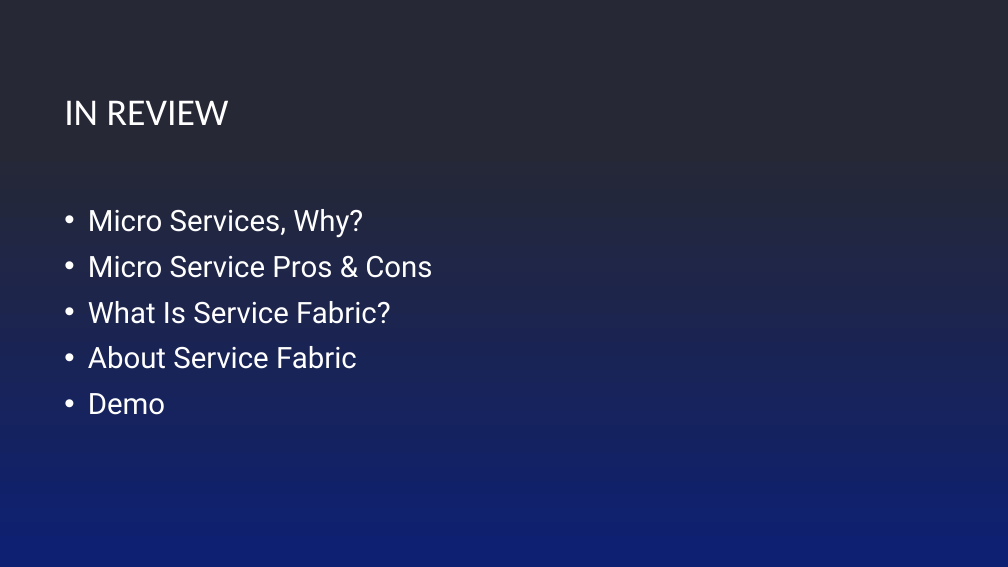
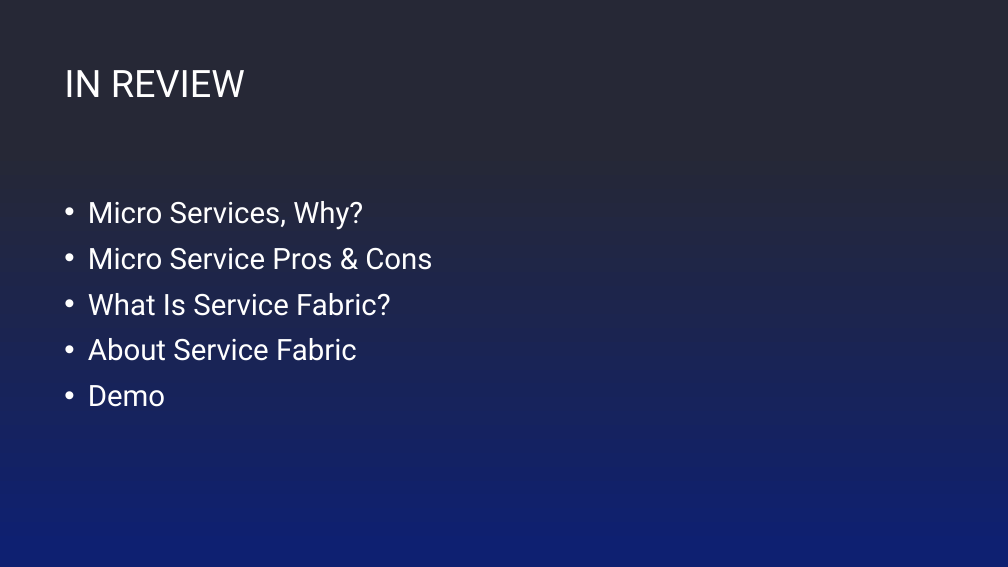
Before and after one commit to javierdpt/conference-tracker, a slide deck: slide 21 of Resources/Using Service Fabric as a Platform.pptx. Drawn at 1008x567 pixels with LibreOffice and Linux fonts; fonts in the diff are those of the drawing; background and template pictures are left out. Boxes give left, top, right and bottom in pixels: in the first picture for what was removed or moved away, otherwise in the second. Text is boxed around its words. In the diff, an @@ line names an element or a change of style, - is before the commit and + after.

```diff
--- a/Resources/Using Service Fabric as a Platform.pptx
+++ b/Resources/Using Service Fabric as a Platform.pptx
@@ text "IN REVIEW": place and size @@
-text "IN REVIEW" at box(64, 100, 229, 125)
+text "IN REVIEW" at box(64, 70, 245, 97)
@@ text "IN REVIEW" at box(64, 70, 245, 97): font Calibri to Roboto @@
@@ text "Micro Services, Why?": place and size @@
-text "Micro Services, Why?" at box(88, 209, 432, 415)
+text "Micro Services, Why?" at box(88, 201, 432, 407)
```
Also in this commit, not shown: 6 other slides changed, 1 other file.
